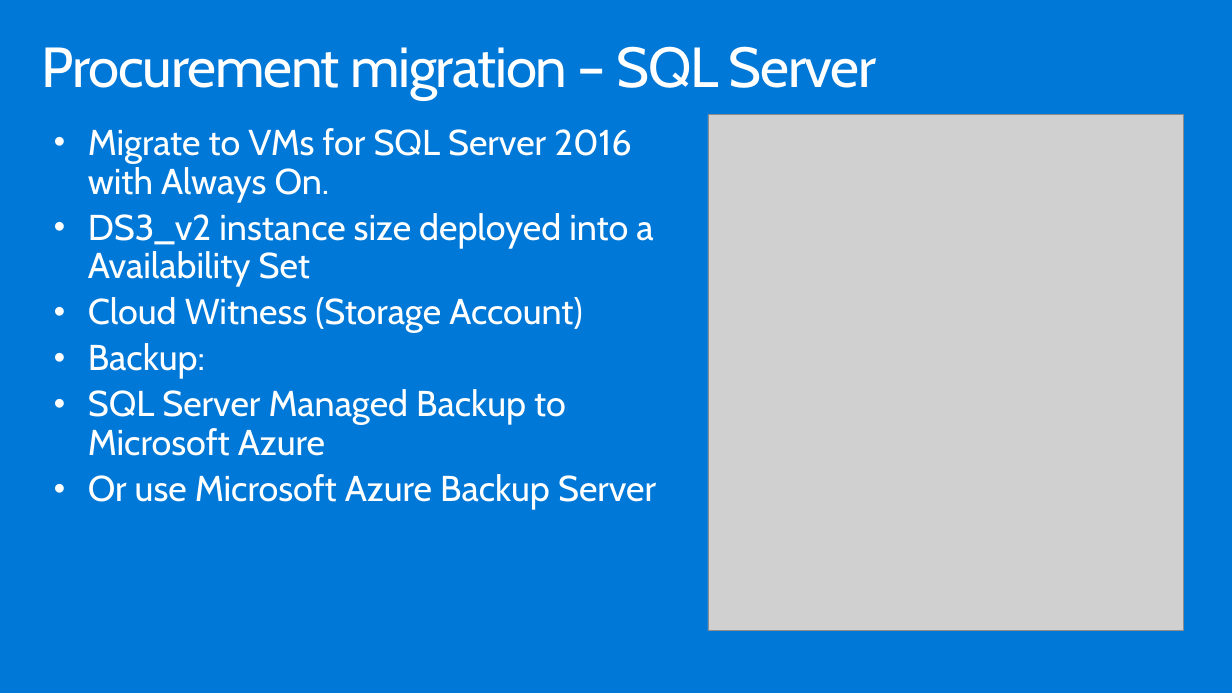
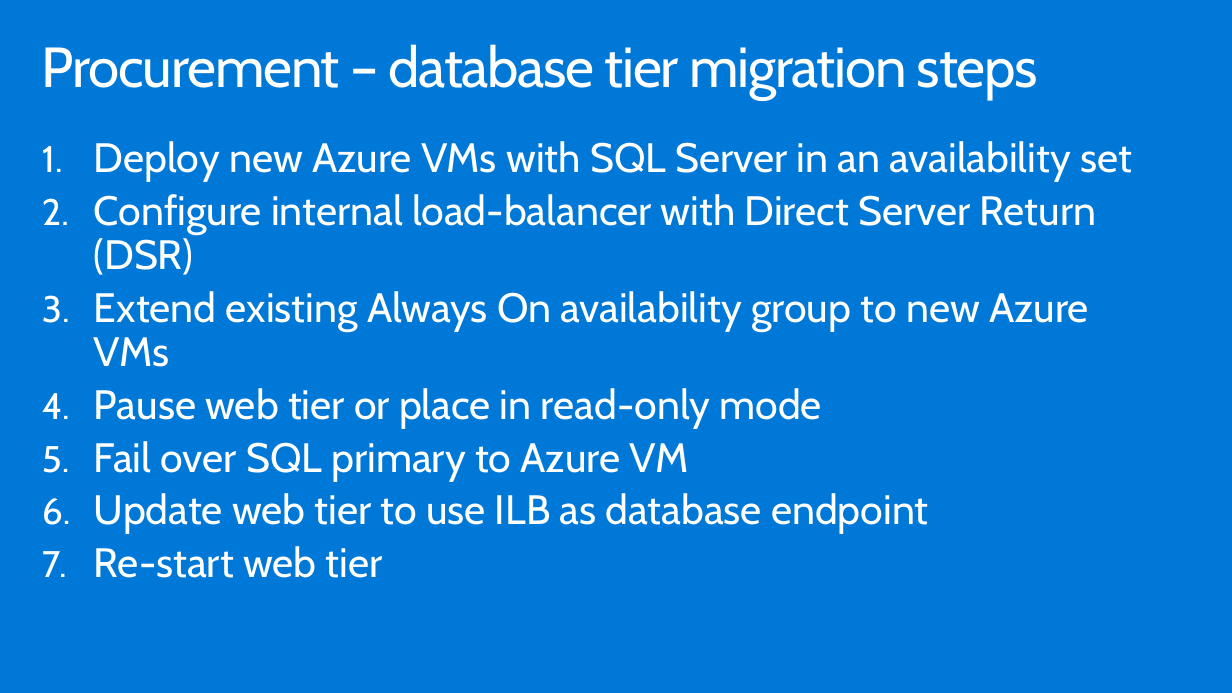
Before and after one commit to GretaLakra/Azure, a slide deck: slide 27 of WDS/Whiteboard design session trainer presentation - Lift and shift.pptx (slide 24 before the commit). Drawn at 1232x693 pixels with LibreOffice and Linux fonts; fonts in the diff are those of the drawing; grey boxes stand for pictures. Boxes give left, top, right and bottom in pixels: in the first picture for what was removed or moved away, otherwise in the second. Text is boxed around its words. In the diff, an @@ line names an element or a change of style, - is before the commit and + after.

```diff
--- a/WDS/Whiteboard design session trainer presentation - Lift and shift.pptx
+++ b/WDS/Whiteboard design session trainer presentation - Lift and shift.pptx
@@ title at [42, 44, 1038, 100]: text changed @@
-Procurement migration – SQL Server
+Procurement – database tier migration steps
@@ picture removed at [708, 115, 1183, 630] @@
@@ text at [94, 141, 1132, 578]: text changed; size 28 to 32 pt @@
-• Migrate to VMs for SQL Server 2016 with Always On.
-• DS3_v2 instance size deployed into a Availability Set
-• Cloud Witness (Storage Account)
-• Backup:
-• SQL Server Managed Backup to Microsoft Azure
-• Or use Microsoft Azure Backup Server
+1. Deploy new Azure VMs with SQL Server in an availability set
+2. Configure internal load-balancer with Direct Server Return (DSR)
+3. Extend existing Always On availability group to new Azure VMs
+4. Pause web tier or place in read-only mode
+5. Fail over SQL primary to Azure VM
+6. Update web tier to use ILB as database endpoint
+7. Re-start web tier
```
Also in this commit, not shown: 18 other slides changed, 9 slides added, 7 slides removed, 32 other files.
